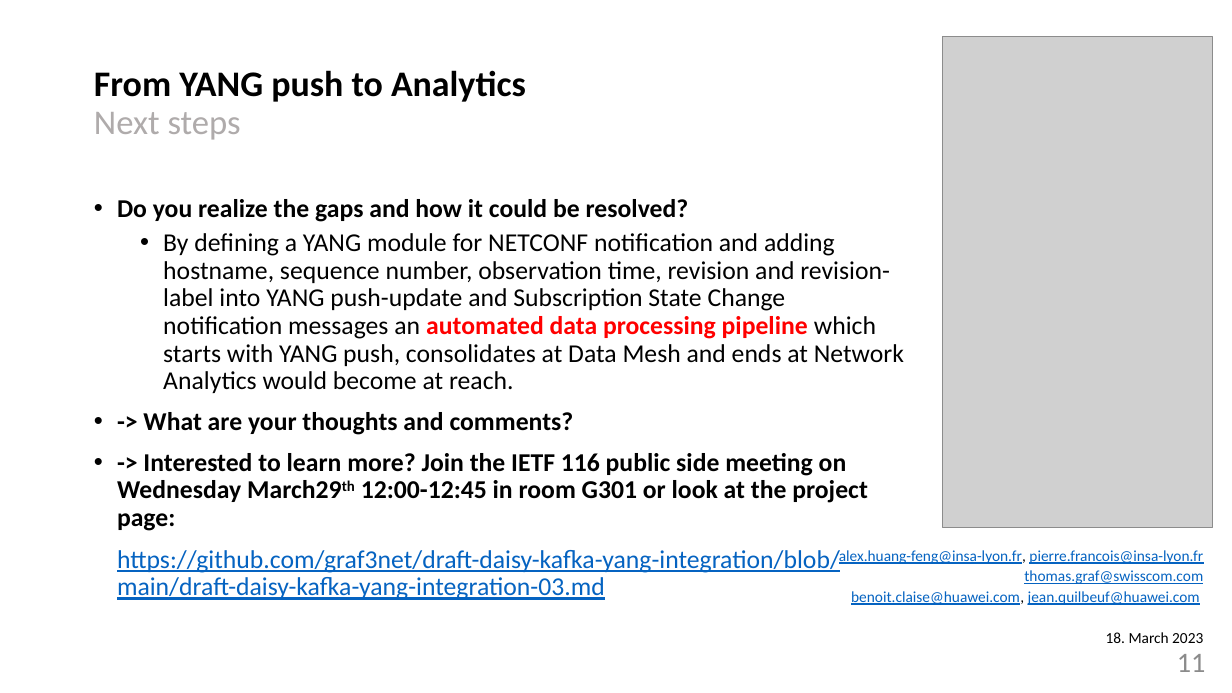
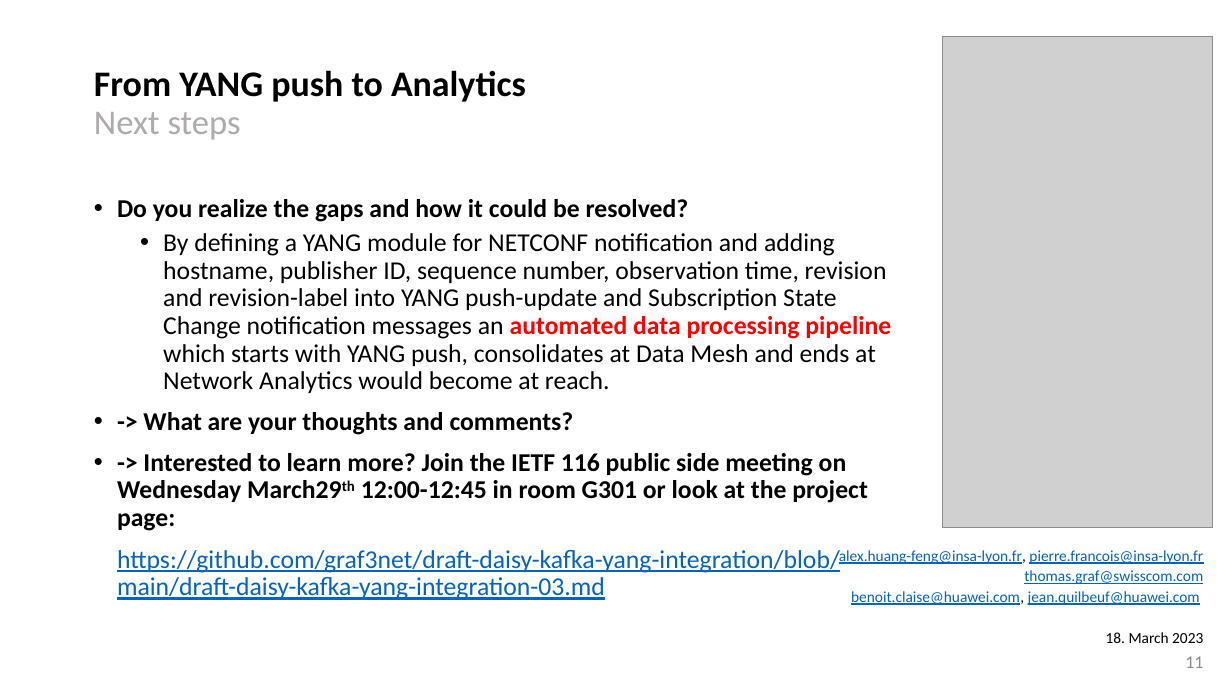
Before and after one commit to network-analytics/draft-ietf-netconf-yang-notifications-versioning, a slide deck: slide 11 of ietf116-netconf-yang-push-data-mesh-integration.pptx. Drawn at 1232x693 pixels with LibreOffice and Linux fonts; fonts in the diff are those of the drawing; grey boxes stand for pictures. Boxes give left, top, right and bottom in pixels: in the first picture for what was removed or moved away, otherwise in the second. Text is boxed around its words. In the diff, an @@ line names an element or a change of style, - is before the commit and + after.

Commit message:
publisher ID added

```diff
--- a/ietf116-netconf-yang-push-data-mesh-integration.pptx
+++ b/ietf116-netconf-yang-push-data-mesh-integration.pptx
@@ text at <box>163,233,891,393</box>: text changed @@
-  • By defining a YANG module for NETCONF notification and adding hostname, sequence number, observation time, revision and revision-label into YANG push-update and Subscription State Change notification messages an automated data processing pipeline which starts with YANG push, consolidates at Data Mesh and ends at Network Analytics would become at reach.
+  • By defining a YANG module for NETCONF notification and adding hostname, publisher ID, sequence number, observation time, revision and revision-label into YANG push-update and Subscription State Change notification messages an automated data processing pipeline which starts with YANG push, consolidates at Data Mesh and ends at Network Analytics would become at reach.
@@ page number: place and size @@
-page number at <box>1177,654,1206,672</box>
+page number at <box>1185,656,1203,668</box>
@@ page number at <box>1185,656,1203,668</box>: size 22 to 14 pt @@
```
Also in this commit, not shown: 14 other slides changed, 3 other files.
